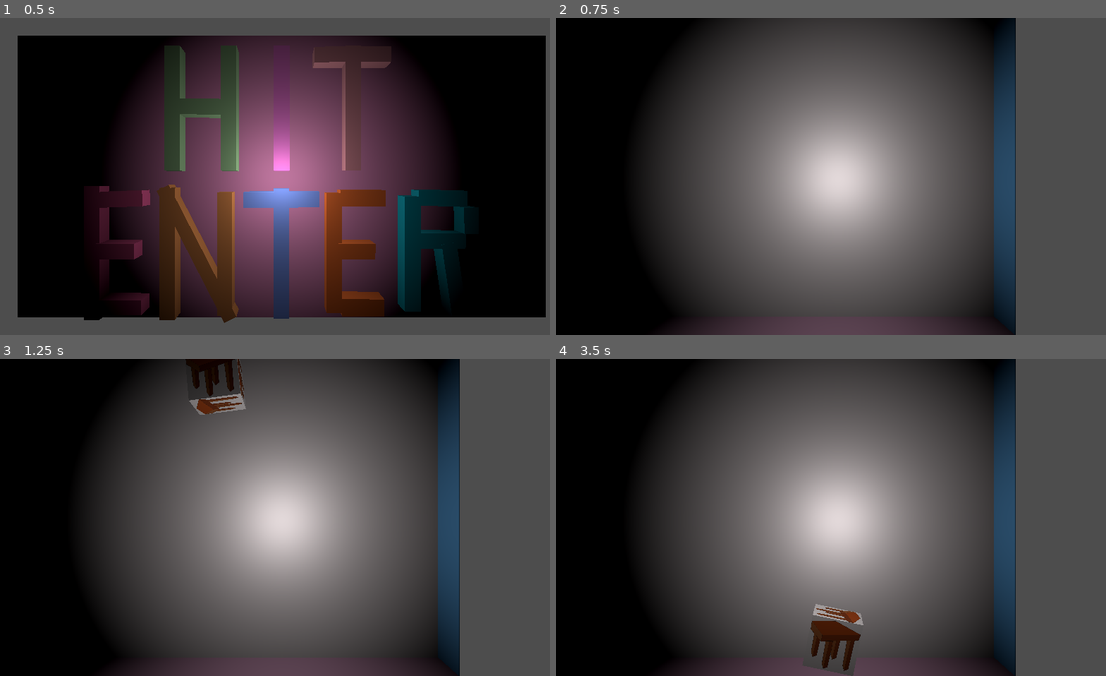
Above: before the commit, frames 1-4 (two rows, left to right).
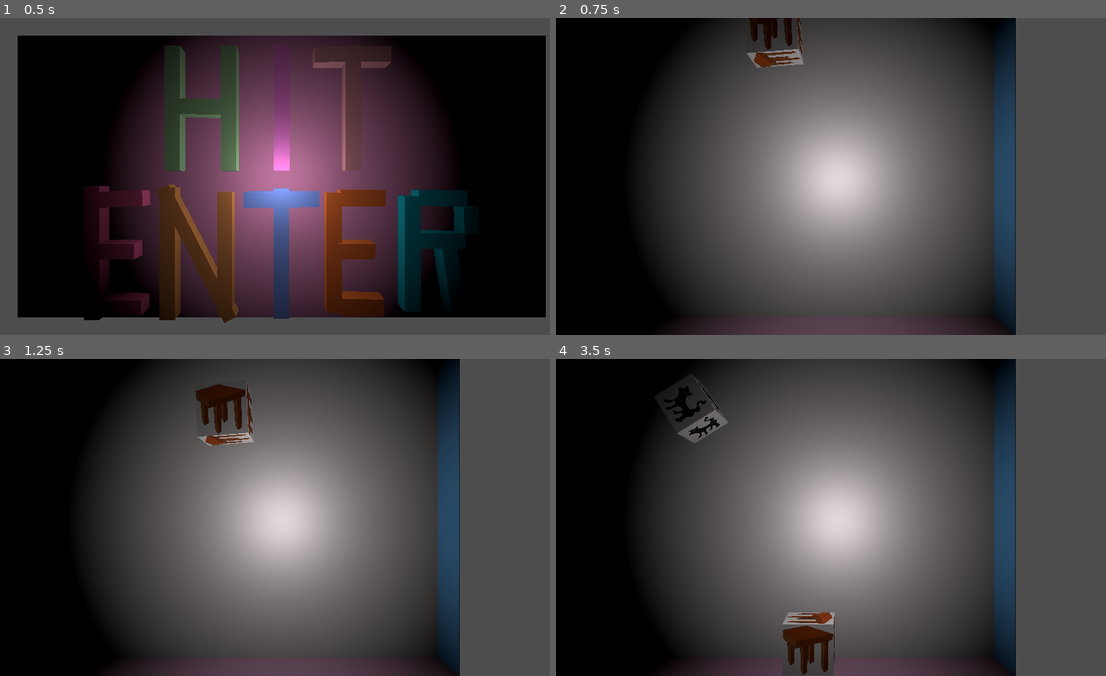
Above: after the commit, the same moments.

Repository: loose-bit-labs/scaletris
Game: Godot game, scene res://welcome.tscn
Two runs of this game, one before a commit and one after it. Both use one fixed random seed, a clock stepped at 60 frames per second and the inputs below. Sound files missing from this copy of the repository are replaced by a short silence.
Inputs:
- Up to frame 1 (0.5 s): no input
- Up to frame 2 (0.75 s): tap Enter (ui_accept) at 0.5 s; hold D (right) from 0.53 s (still down)
- Up to frame 3 (1.25 s): keep holding D (right); tap Enter (ui_accept) at 0.77 s
- Up to frame 4 (3.5 s): release D (right) at 1.28 s; hold S (down) 1.28-2.03 s; tap Enter (ui_accept) at 1.52, 3.02 s; hold D (right) 2.03-2.78 s; hold W (up) from 2.78 s (still down)

Frame 1 is identical in both runs. In frame 2, 0.9% of the frame differs, in the area x 34-45%, y 0-16%; in frame 3, 1.8%; in frame 4, 2.5%, in the area x 21-56%, y 5-100%.

Commit message:
ruff music and fx

Diff:
--- a/godot/block.gd
+++ b/godot/block.gd
@@ -4,6 +4,7 @@
 @onready var body : RigidBody3D = $RigidBody3D
 @onready var box : CSGBox3D = $RigidBody3D/CollisionShape3D/Box
 var shape : BoxShape3D = null
+var main = null
 
 var size = 1
 #var current_scale : float = .8 #1.
@@ -23,7 +24,8 @@
 func _process(_delta):
 	pass
 
-func configure(position_:Vector3, spin:Vector3, gravity:float, material:StandardMaterial3D):
+func configure(main_, position_:Vector3, spin:Vector3, gravity:float, material:StandardMaterial3D):
+	self.main = main_
 	position = position_
 	body.angular_velocity = spin
 	body.gravity_scale = gravity
@@ -46,3 +48,12 @@
 
 func move(force):
 	body.apply_central_force(force)
+
+func _on_rigid_body_3d_body_entered(body_):
+	print("this never seems to fire...")
+	main.on_collision(self, body_)
+
+# this doesn't seem to work either
+func _on_rigid_body_3d_body_shape_entered(body_rid, body_, body_shape_index, local_shape_index):
+	print("never happens!", body_rid, body_, body_shape_index, local_shape_index)
+	pass # Replace with function body.
--- a/godot/block.tscn
+++ b/godot/block.tscn
@@ -18,3 +18,6 @@
 [node name="Box" type="CSGBox3D" parent="RigidBody3D/CollisionShape3D"]
 size = Vector3(0.5, 0.5, 0.5)
 material = SubResource("StandardMaterial3D_6lwq3")
+
+[connection signal="body_entered" from="RigidBody3D" to="." method="_on_rigid_body_3d_body_entered"]
+[connection signal="body_shape_entered" from="RigidBody3D" to="." method="_on_rigid_body_3d_body_shape_entered"]
--- /dev/null
+++ b/godot/fxAudio.gd
@@ -0,0 +1,15 @@
+extends AudioStreamPlayer3D
+
+@onready var  tonk = load("res://audio/fx/tonk.mp3")
+
+# Called when the node enters the scene tree for the first time.
+func _ready():
+	pass # Replace with function body.
+
+func play_tonk():
+	self.stream = tonk
+	self.play()
+
+# Called every frame. 'delta' is the elapsed time since the previous frame.
+func _process(_delta):
+	pass
--- a/godot/main.gd
+++ b/godot/main.gd
@@ -3,7 +3,7 @@
 var block_scene = preload("res://block.tscn")
 
 # FIXME: this should be based on level difficulty
-var gravity = .2
+var gravity = .25
 var move_force = 100
 var size_steps = 4
 
@@ -12,10 +12,12 @@
 var block_map = {}
 var save_size = -1
 @onready var images = _load_images("res://images")
+@onready var fxAudio = $fxAudio
 
 # Called when the node enters the scene tree for the first time.
 func _ready():
-	pass # Replace with function body.
+	started = true
+	_create_new_box()
 
 # Called every frame. 'delta' is the elapsed time since the previous frame.
 func _process(_delta):
@@ -42,9 +44,9 @@
 	if current_block:
 		current_block.move(force * move_force)
 
-func _size(scale:int):
+func _size(size:int):
 	if current_block:
-		current_block.update_size(scale, size_steps)
+		current_block.update_size(size, size_steps)
 
 func _create_new_box():
 	var block = block_scene.instantiate()
@@ -53,7 +55,7 @@
 	var index = result[1]
 	_add_block(block, index)
 
-	block.configure(_random_position(), _random_spin(), gravity, material)
+	block.configure(self, _random_position(), _random_spin(), gravity, material)
 	return block
 
 func _add_block(block, index):
@@ -63,13 +65,18 @@
 	block.set_size(size, size_steps)
 	block.index = index
 	if index in block_map:
+		if block_map[index].size():
+			save_size = -1
+		else:
+			save_size = size
 		block_map[index].append(block)
-		save_size = -1
 	else:
 		block_map[index] = [block]
 		save_size = size
-	#block_map
-	pass
+
+func on_collision(block,body):
+	print("colliders gunna collide! ", block, " and ", body)
+	fxAudio.play_tonk()
 
 func _you_have_fallen_and_you_cant_get_up():
 	if save_size > -.33:
@@ -86,6 +93,7 @@
 				_matched(other, current_block)
 
 # TODO: some sound / animation / something amazing
+# TODO: need to wake up sleeping blocks to prevent stuff hanging out in mid air!
 func _matched(a,b):
 	remove_child(a)
 	remove_child(b)
@@ -123,9 +131,11 @@
 			print("Found directory: " + file)
 		else:
 			if file.ends_with(".png") or file.ends_with(".jpg"):
-				var image = Image.load_from_file(path+"/"+file)
+				var rez = path + "/" + file
+				var image = Image.load_from_file(rez)
+				#var image = load(rez) # doesn't work...
 				var texture = ImageTexture.create_from_image(image)
 				_images.append(texture)
-				print("Found image:",  file)
+				print("Found image: ", rez)
 		file = dir.get_next()
 	return _images
--- a/godot/main.tscn
+++ b/godot/main.tscn
@@ -1,6 +1,8 @@
-[gd_scene load_steps=11 format=3 uid="uid://c14i1wtlh6cqy"]
+[gd_scene load_steps=13 format=3 uid="uid://c14i1wtlh6cqy"]
 
 [ext_resource type="Script" path="res://main.gd" id="1_f834v"]
+[ext_resource type="Script" path="res://mainAudio.gd" id="3_d7c1v"]
+[ext_resource type="Script" path="res://fxAudio.gd" id="3_mt5kj"]
 
 [sub_resource type="BoxShape3D" id="BoxShape3D_m4gtk"]
 size = Vector3(8.56139, 0.009, 0.61365)
@@ -93,3 +95,13 @@
 
 [node name="OmniLight3D" type="OmniLight3D" parent="."]
 transform = Transform3D(1, 0, 0, 0, 1, 0, 0, 0, 1, 0, 3, 0.744769)
+
+[node name="mainAudio" type="AudioStreamPlayer3D" parent="."]
+volume_db = -15.51
+script = ExtResource("3_d7c1v")
+
+[node name="fxAudio" type="AudioStreamPlayer3D" parent="."]
+volume_db = -22.22
+script = ExtResource("3_mt5kj")
+
+[connection signal="finished" from="mainAudio" to="mainAudio" method="_on_finished"]
--- /dev/null
+++ b/godot/mainAudio.gd
@@ -0,0 +1,30 @@
+extends AudioStreamPlayer3D
+
+var clips = [
+	"res://audio/music/song-tmp6kstc4yb.mp3",
+	"res://audio/music/song-tmpdpnknm55.mp3",
+	"res://audio/music/song-tmpf2sju_yo.mp3",
+	"res://audio/music/song-tmph_t2f50p.mp3",
+	"res://audio/music/song-tmpl9u3pz_7.mp3",
+	"res://audio/music/song-tmpoy_ch7d7.mp3"
+]
+var index : int = 33
+
+func _ready():
+	_play_next()
+
+func  _process(_delta):
+	# TODO: these two bits of info are enough to fade in / out on track start...
+	#print("ap: ", self.get_playback_position(), " vs ", self.stream.get_length())
+	pass
+
+func _play_next():
+	if index >= clips.size():
+		index = 0
+		clips.shuffle()
+	self.stream = load( clips[index])
+	index = index + 1
+	play()
+
+func _on_finished():
+	_play_next()
--- a/godot/welcome.gd
+++ b/godot/welcome.gd
@@ -1,6 +1,7 @@
 extends Node3D
 
 var main_scene = "res://main.tscn"
+var welcome_song = preload("res://audio/music/song-tmp0t1rmrfi.mp3")
 
 @onready var lul : Node3D = $Lul
 
--- a/godot/welcome.tscn
+++ b/godot/welcome.tscn
@@ -1,6 +1,7 @@
-[gd_scene load_steps=11 format=3 uid="uid://c3m6k73bmgy0h"]
+[gd_scene load_steps=12 format=3 uid="uid://c3m6k73bmgy0h"]
 
 [ext_resource type="Script" path="res://welcome.gd" id="1_cuc1k"]
+[ext_resource type="AudioStream" uid="uid://cc8ieu5qmwuqf" path="res://audio/music/song-tmp0t1rmrfi.mp3" id="2_06n3u"]
 
 [sub_resource type="StandardMaterial3D" id="StandardMaterial3D_drebe"]
 albedo_color = Color(0.568627, 0.721569, 0.52549, 1)
@@ -165,3 +166,8 @@
 [node name="CSGBox3D" type="CSGBox3D" parent="."]
 size = Vector3(4.97573, 2.65867, 0.109421)
 material = SubResource("StandardMaterial3D_t18hp")
+
+[node name="AudioStreamPlayer3D" type="AudioStreamPlayer3D" parent="."]
+stream = ExtResource("2_06n3u")
+volume_db = -23.32
+autoplay = true
Not shown, added: godot/audio/fx/tonk.mp3.import
Not shown, added: godot/audio/music/song-tmp0t1rmrfi.mp3.import
Not shown, added: godot/audio/music/song-tmp6kstc4yb.mp3.import
Not shown, added: godot/audio/music/song-tmpdpnknm55.mp3.import
Not shown, added: godot/audio/music/song-tmpf2sju_yo.mp3.import
Not shown, added: godot/audio/music/song-tmph_t2f50p.mp3.import
Not shown, added: godot/audio/music/song-tmpl9u3pz_7.mp3.import
Not shown, added: godot/audio/music/song-tmpoy_ch7d7.mp3.import
Not shown, added: godot/export_presets.cfg
Not shown, added: godot/audio/fx/tonk.mp3
Not shown, added: godot/audio/music/song-tmp0t1rmrfi.mp3
Not shown, added: godot/audio/music/song-tmp6kstc4yb.mp3
(and 5 more such lines)
